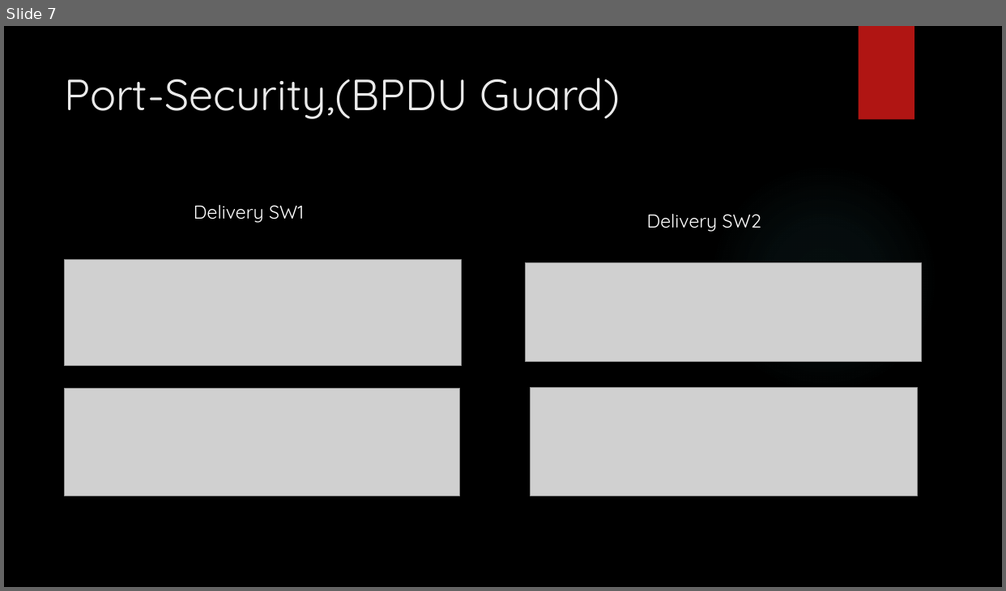
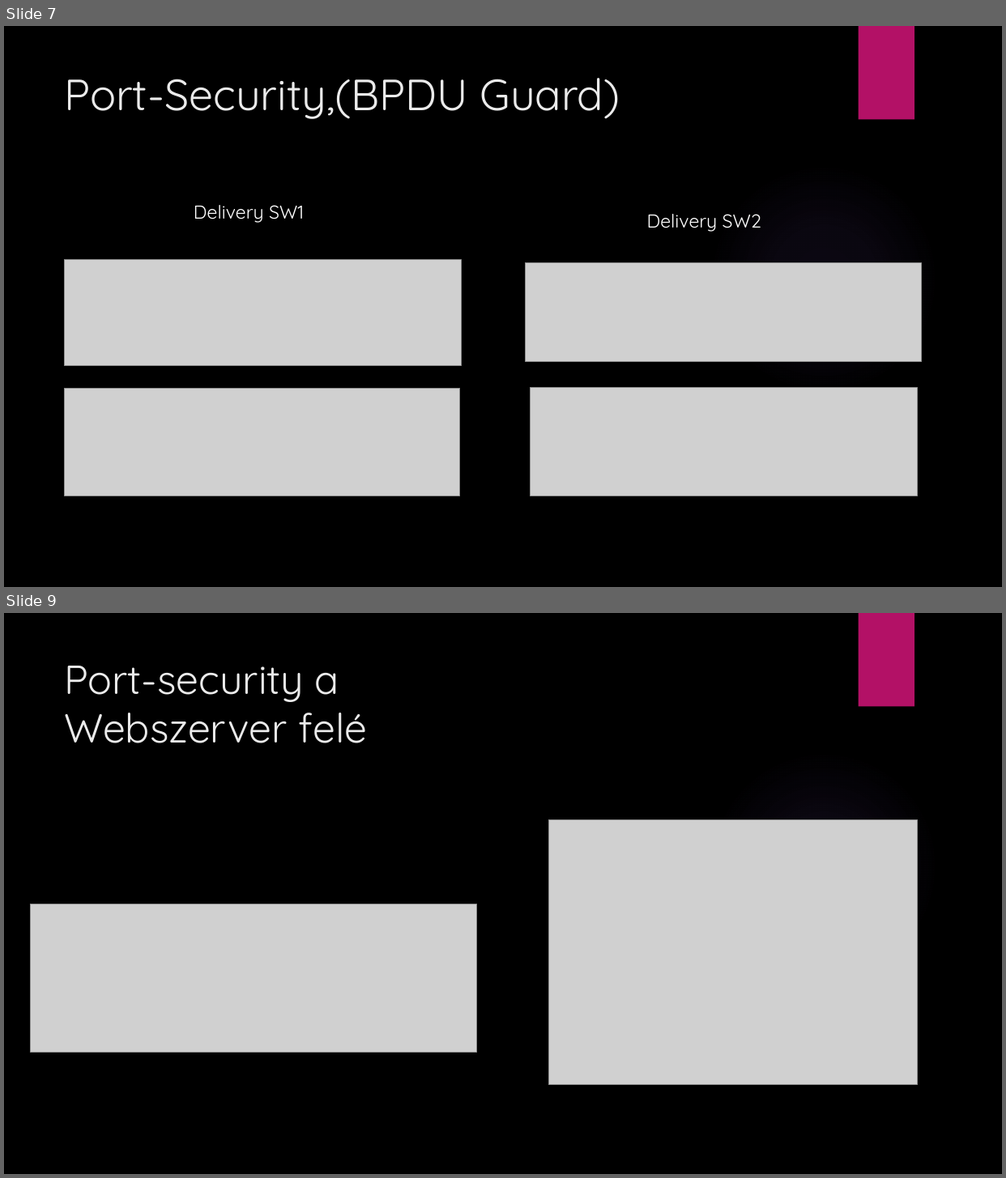
Before and after one commit to LajkaK2006/BorsodNet, a slide deck: Tacos KFT.pptx. Shown one above the other, each under a label of ours: slide 7 before the commit, slides 7 and 9 after it; the slides between them are not shown. The pictures are 1006x591 and 1006x1178 pixels, drawn with LibreOffice and Linux fonts; fonts in the diff are those of the drawing; grey boxes stand for pictures; background and template pictures are left out. Boxes give left, top, right and bottom in pixels: in the first picture for what was removed or moved away, otherwise in the second. Text is boxed around its words. In the diff, an @@ line names an element or a change of style, - is before the commit and + after.

```diff
--- a/Tacos KFT.pptx
+++ b/Tacos KFT.pptx
@@ slide 9 added at [4,613,1002,1174], background picture (left out); not listed: 2 template elements that a slide beside it also shows @@
@@ title added at [65,666,367,743], 39 pt, text #EBEBEB @@
+Port-security a Webszerver felé
@@ picture added at [549,820,918,1085] @@
@@ picture added at [31,905,477,1053] @@
@@ slide 7 changed as well @@
@@ rectangle at [859,26,914,120]: fill #B01513 to #B31166 @@
```
Also in this commit, not shown: 16 other slides changed, 2 other slides added, 1 slide removed.
